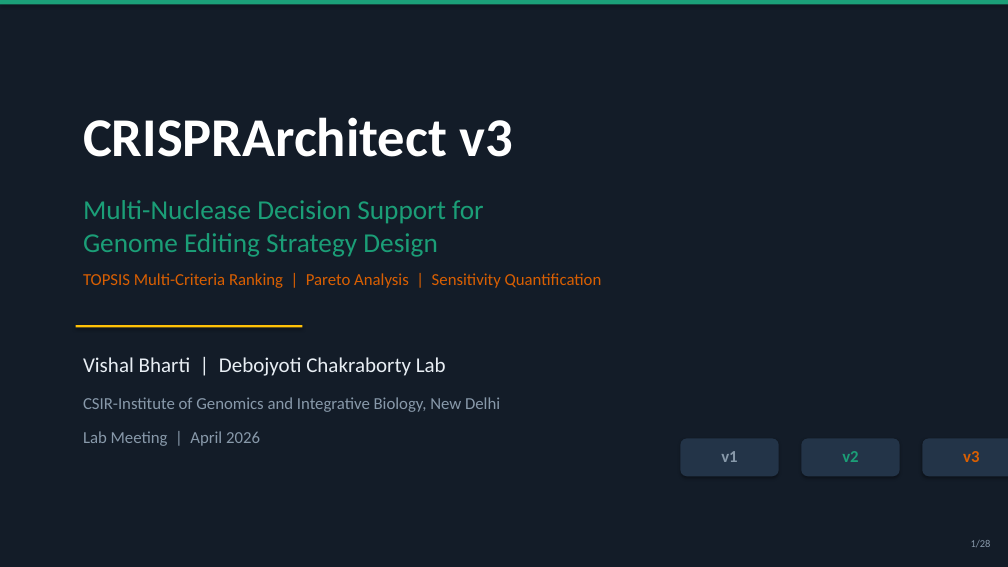
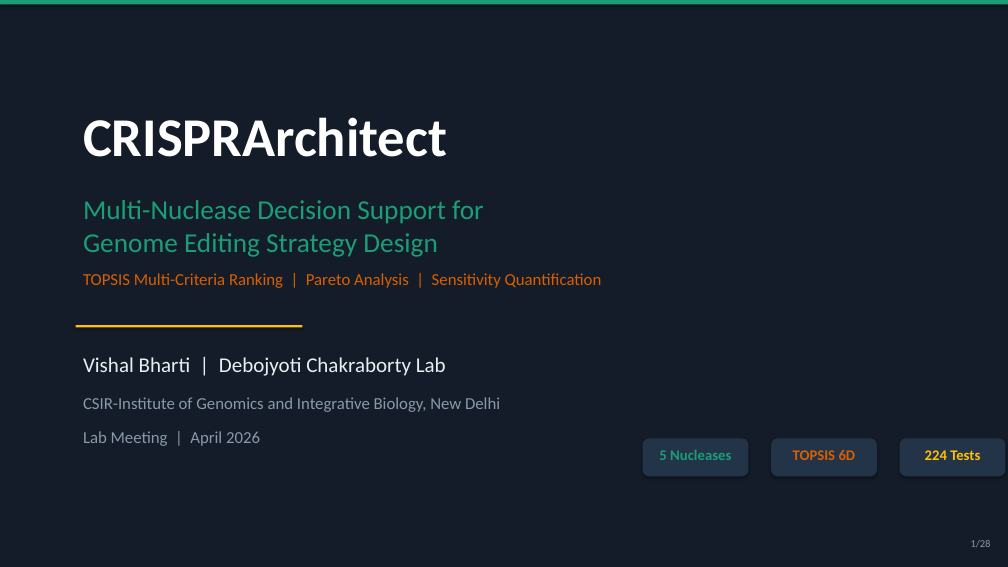
Before and after one commit to visvikbharti/CRISPRArchitect, a slide deck: slide 1 of paper/CRISPRArchitect_v3_LabMeeting.pptx. Drawn at 1008x567 pixels with LibreOffice and Linux fonts; fonts in the diff are those of the drawing. Boxes give left, top, right and bottom in pixels: in the first picture for what was removed or moved away, otherwise in the second. Text is boxed around its words. In the diff, an @@ line names an element or a change of style, - is before the commit and + after.

```diff
--- a/paper/CRISPRArchitect_v3_LabMeeting.pptx
+++ b/paper/CRISPRArchitect_v3_LabMeeting.pptx
@@ text at [83, 117, 447, 157]: text changed @@
-CRISPRArchitect v3
+CRISPRArchitect
@@ rounded rectangle: place and size @@
-rounded rectangle at [681, 439, 779, 476]
+rounded rectangle at [643, 439, 749, 476]
@@ rounded rectangle: place and size @@
-rounded rectangle at [802, 439, 900, 476]
+rounded rectangle at [771, 439, 877, 476]
@@ rounded rectangle: place and size @@
-rounded rectangle at [923, 439, 1008, 476]
+rounded rectangle at [900, 439, 1006, 476]
@@ text at [659, 450, 731, 460]: text changed; size 16 to 14 pt; text colour #8899AA to #1B9E77 @@
-v1
+5 Nucleases
@@ text at [793, 450, 856, 460]: text changed; size 16 to 14 pt; text colour #1B9E77 to #D95F02 @@
-v2
+TOPSIS 6D
@@ text at [925, 450, 980, 460]: text changed; size 16 to 14 pt; text colour #D95F02 to #FFC107 @@
-v3
+224 Tests
```
Also in this commit, not shown: 11 other slides changed, 19 other files.
